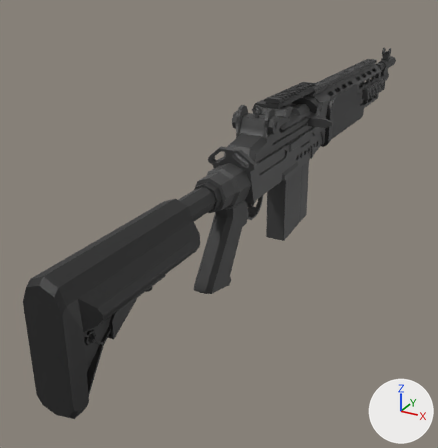
A saved change to the glTF model godot/assets/models/guns/sr25.glb.
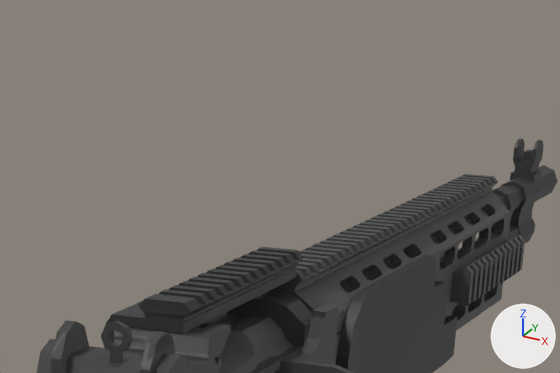
Old and new are each drawn whole from a 50 mm lens placed at (0.293, -0.778, 0.26), pointed at (-0.084, -0.093, -0.082) and again close up on the part from 50% to 91% of the width and 1% to 27% of the height. The axes (+X, +Y, +Z) are drawn at lower right. The lights are the same throughout. The older version's two pictures come first. Where no turn or scale is listed for an object, it has been applied to the vertices. Vertices at exactly the same position are counted once.

Objects in the first close-up: 'Barrel_Connector.001'.
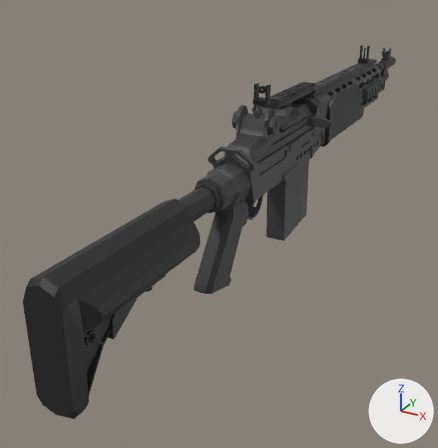
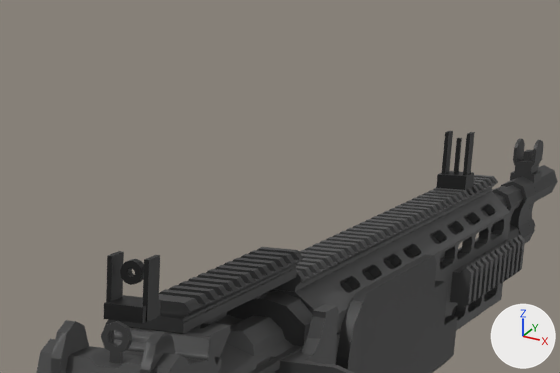
Edits to the bpy script that builds the scene:
```text
Change me_mesh_001:
    used by ob_barrel_connector_001; location = (0.0, 0.0, 0.0)
    remove me_mesh_001.from_pydata(...)  # 3367 vertices, 6626 faces; spans x -0.043..0.043, y -0.5..0.5, z -0.101..0.101
    add me_mesh_001.from_pydata(...)  # 3471 vertices, 6806 faces; spans x -0.043..0.043, y -0.5..0.5, z -0.101..0.123
    me_mesh_001 part 1: a new loose piece, a box spanning x -0.0187..-0.0027, y -0.128..-0.112, z 0.1..0.106, in mat_m1a_body_parts_mat_005 (picture img_file103)
    me_mesh_001 part 2: a new loose piece, a box spanning x -0.0192..-0.0172, y -0.125..-0.115, z 0.1..0.123, in mat_m1a_body_parts_mat_005 (picture img_file103)
    me_mesh_001 part 3: a new loose piece, a box spanning x -0.0042..-0.0022, y -0.125..-0.115, z 0.1..0.123, in mat_m1a_body_parts_mat_005 (picture img_file103)
    me_mesh_001 part 4: a new loose piece, a box spanning x -0.0187..-0.0027, y 0.292..0.308, z 0.09..0.098, in mat_m1a_body_parts_mat_005 (picture img_file103)
    me_mesh_001 part 5: a new loose piece, a box spanning x -0.0118..-0.0096, y 0.2989..0.3011, z 0.098..0.117, in mat_m1a_body_parts_mat_005 (picture img_file103)
    me_mesh_001 part 6: a new loose piece, a box spanning x -0.0177..-0.0157, y 0.296..0.304, z 0.098..0.12, in mat_m1a_body_parts_mat_005 (picture img_file103)
    me_mesh_001 part 7: a new loose piece, a box spanning x -0.0057..-0.0037, y 0.296..0.304, z 0.098..0.12, in mat_m1a_body_parts_mat_005 (picture img_file103)
    me_mesh_001 part 8: a new loose piece of 48 vertices spanning x -0.015..-0.006, y -0.122..-0.118, z 0.112..0.122, in mat_m1a_body_parts_mat_005 (picture img_file103)
```

Boxes [x1, y1, x2, y2] around the edits, measured in the close-ups (560 x 373 px):
'Barrel_Connector.001', reshaped
    before: [36, 139, 558, 373]
    after: [36, 131, 558, 373]
part 1 of me_mesh_001, added
    after: [104, 295, 161, 324]
part 2 of me_mesh_001, added
    after: [106, 251, 124, 302]
part 3 of me_mesh_001, added
    after: [143, 255, 160, 322]
part 4 of me_mesh_001, added
    after: [436, 171, 474, 191]
part 5 of me_mesh_001, added
    after: [454, 138, 462, 174]
part 6 of me_mesh_001, added
    after: [441, 131, 453, 174]
part 7 of me_mesh_001, added
    after: [463, 132, 475, 175]
part 8 of me_mesh_001, added
    after: [120, 259, 144, 285]
